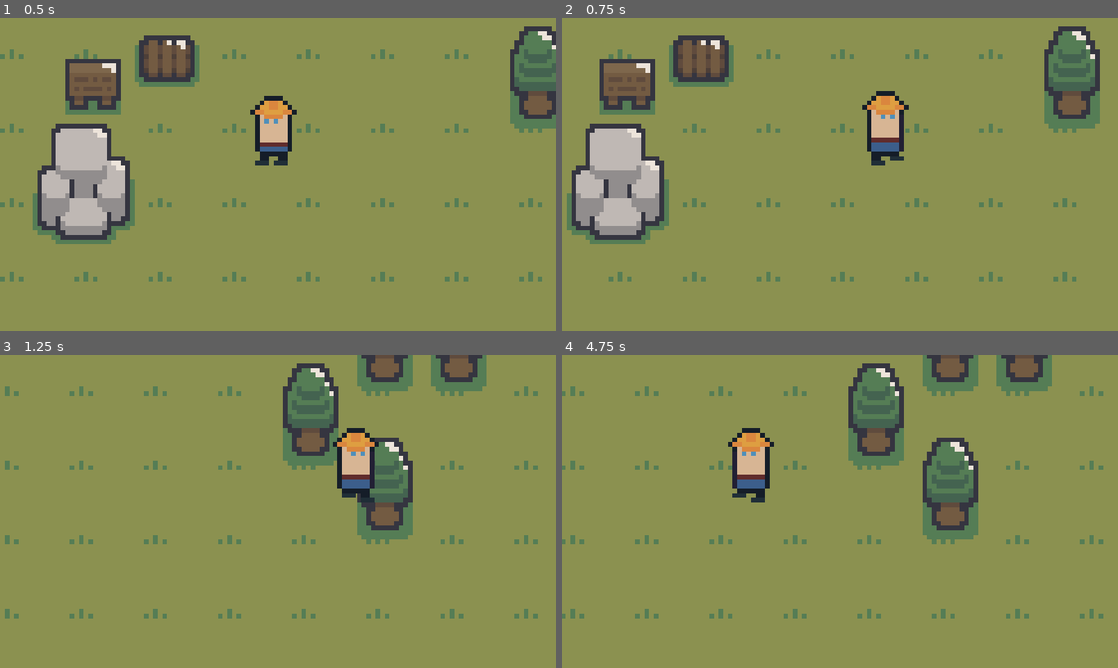
Above: before the commit, frames 1-4 (two rows, left to right).
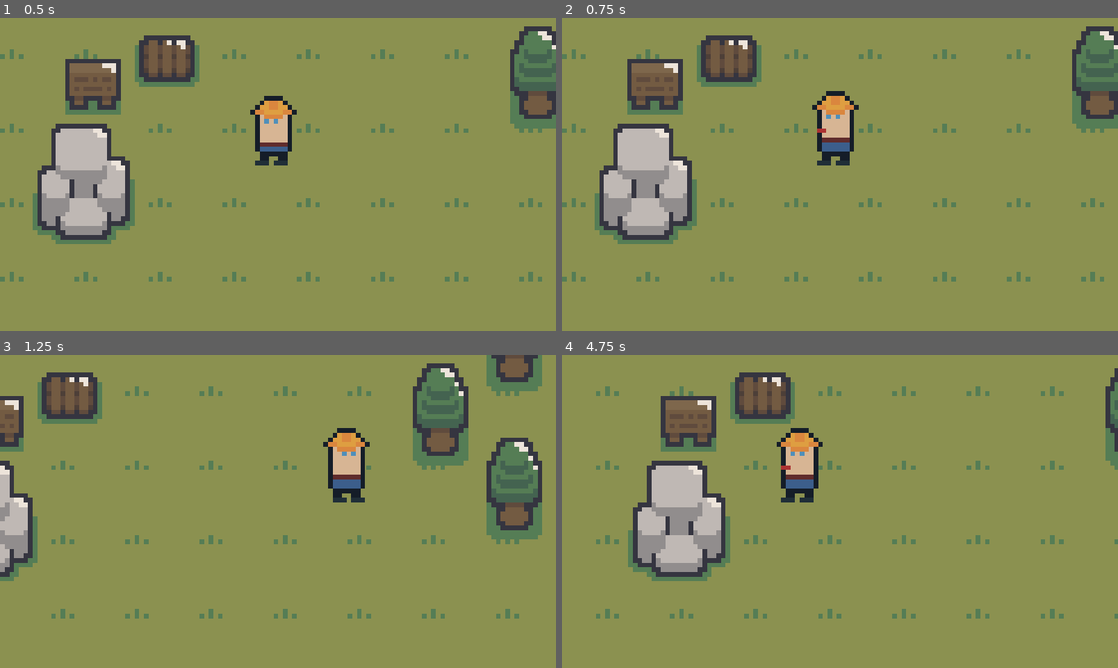
Above: after the commit, the same moments.

Repository: jobnbackpack/factory-game
Game: Godot game, scene res://scenes/game.tscn
Same seed, same stepped clock (60 frames per second), same inputs: the game is played once before the commit and once after it.
Inputs (mouse positions are in pixels of both pictures, inside the frame that each line leads up to):
- Up to frame 1 (0.5 s): no input
- Up to frame 2 (0.75 s): tap Enter at 0.5 s; move the mouse to (962, 158) at 0.52 s; press the mouse at (962, 158) at 0.53 s; hold Right (right) from 0.53 s (still down)
- Up to frame 3 (1.25 s): keep holding Right (right); tap E (interact) at 0.8 s
- Up to frame 4 (4.75 s): move the mouse to (728, 527) at 1.27 s; release Right (right) at 1.28 s; release the mouse at (728, 527) at 1.28 s; hold S (down) 1.28-2.03 s; tap E (interact) at 1.35, 2.3, 2.85 s; click (728, 527) at 1.55 s; move the mouse to (895, 442) at 2.02 s; press the mouse at (895, 442) at 2.03 s; hold Right (right) 2.03-2.78 s; move the mouse to (812, 574) at 2.77 s; release the mouse at (812, 574) at 2.78 s; hold W (up) 2.78-3.53 s; click (812, 574) at 3.05 s; move the mouse to (1006, 558) at 3.52 s; hold E (interact) 3.53-4.28 s; hold A (left) from 3.53 s (still down); tap Enter at 3.6 s; move the mouse to (673, 464) at 4.27 s; tap F at 4.35 s; click (673, 464) at 4.55 s

Frame 1 is identical in both runs. In frame 2, 19% of the frame differs, in the area x 0-100%, y 2-85%; in frame 3, 21%; in frame 4, 23%, in the area x 0-100%, y 0-85%.

Commit message:
feat: state machine

Diff:
--- a/player/player.gd
+++ b/player/player.gd
@@ -1,9 +1,7 @@
 class_name Player extends CharacterBody2D
 
-@onready var hurt_box: HurtBox = $Interactions/HurtBox
-@onready var animated_sprite_2d: AnimatedSprite2D = $AnimatedSprite2D
-
 var cardinal_direction: Vector2 = Vector2.DOWN
+const DIR_4 = [Vector2.RIGHT, Vector2.DOWN, Vector2.LEFT, Vector2.UP]
 var direction: Vector2 = Vector2.ZERO
 
 @onready var animation_player: AnimationPlayer = $AnimationPlayer
@@ -25,14 +23,11 @@
 	move_and_slide()
 
 func SetDirection() -> bool:
-	var new_dir: Vector2 = cardinal_direction
 	if direction == Vector2.ZERO:
 		return false
 
-	if direction.y == 0:
-		new_dir = Vector2.LEFT if direction.x < 0 else Vector2.RIGHT
-	elif direction.x == 0:
-		new_dir = Vector2.UP if direction.y < 0 else Vector2.DOWN
+	var direction_id: int = int(round((direction + cardinal_direction * 0.1).angle() / TAU * DIR_4.size()))
+	var new_dir = DIR_4[direction_id]
 
 	if new_dir == cardinal_direction:
 		return false
@@ -53,10 +48,3 @@
 		return "up"
 	else:
 		return "side"
-
-func _input(event: InputEvent):
-	if event.is_action("attack"):
-		await get_tree().create_timer(0.075).timeout
-		hurt_box.monitoring = true
-		await get_tree().create_timer(0.075).timeout
-		hurt_box.monitoring = false
--- a/player/player.tscn
+++ b/player/player.tscn
@@ -7,6 +7,7 @@
 [ext_resource type="Script" path="res://player/player_state_machine.gd" id="5_fqasr"]
 [ext_resource type="Script" path="res://player/state_idle.gd" id="6_7n4qn"]
 [ext_resource type="Script" path="res://player/state_walk.gd" id="7_lmhyv"]
+[ext_resource type="Script" path="res://player/state_attack.gd" id="8_wmh8j"]
 
 [sub_resource type="CapsuleShape2D" id="CapsuleShape2D_ly42d"]
 radius = 4.0
@@ -28,6 +29,102 @@
 "transitions": PackedFloat32Array(1),
 "update": 1,
 "values": [0]
+}
+tracks/1/type = "value"
+tracks/1/imported = false
+tracks/1/enabled = true
+tracks/1/path = NodePath("Sprite2D/AttackHurtBox:position")
+tracks/1/interp = 1
+tracks/1/loop_wrap = true
+tracks/1/keys = {
+"times": PackedFloat32Array(0),
+"transitions": PackedFloat32Array(1),
+"update": 0,
+"values": [Vector2(2.08165e-12, 15.9)]
+}
+
+[sub_resource type="Animation" id="Animation_j0xhs"]
+resource_name = "attack_down"
+length = 0.3
+tracks/0/type = "value"
+tracks/0/imported = false
+tracks/0/enabled = true
+tracks/0/path = NodePath("Sprite2D:frame")
+tracks/0/interp = 1
+tracks/0/loop_wrap = true
+tracks/0/keys = {
+"times": PackedFloat32Array(0, 0.1, 0.2, 0.3),
+"transitions": PackedFloat32Array(1, 1, 1, 1),
+"update": 1,
+"values": [6, 7, 8, 9]
+}
+tracks/1/type = "value"
+tracks/1/imported = false
+tracks/1/enabled = true
+tracks/1/path = NodePath("Sprite2D/AttackHurtBox:position")
+tracks/1/interp = 1
+tracks/1/loop_wrap = true
+tracks/1/keys = {
+"times": PackedFloat32Array(0),
+"transitions": PackedFloat32Array(1),
+"update": 0,
+"values": [Vector2(2.08165e-12, 15.9)]
+}
+
+[sub_resource type="Animation" id="Animation_duklm"]
+resource_name = "attack_side"
+length = 0.3
+tracks/0/type = "value"
+tracks/0/imported = false
+tracks/0/enabled = true
+tracks/0/path = NodePath("Sprite2D:frame")
+tracks/0/interp = 1
+tracks/0/loop_wrap = true
+tracks/0/keys = {
+"times": PackedFloat32Array(0, 0.1, 0.2, 0.3),
+"transitions": PackedFloat32Array(1, 1, 1, 1),
+"update": 1,
+"values": [6, 7, 8, 9]
+}
+tracks/1/type = "value"
+tracks/1/imported = false
+tracks/1/enabled = true
+tracks/1/path = NodePath("Sprite2D/AttackHurtBox:position")
+tracks/1/interp = 1
+tracks/1/loop_wrap = true
+tracks/1/keys = {
+"times": PackedFloat32Array(0),
+"transitions": PackedFloat32Array(1),
+"update": 0,
+"values": [Vector2(-9, 7)]
+}
+
+[sub_resource type="Animation" id="Animation_gktpw"]
+resource_name = "attack_up"
+length = 0.3
+tracks/0/type = "value"
+tracks/0/imported = false
+tracks/0/enabled = true
+tracks/0/path = NodePath("Sprite2D:frame")
+tracks/0/interp = 1
+tracks/0/loop_wrap = true
+tracks/0/keys = {
+"times": PackedFloat32Array(0, 0.1, 0.2, 0.3),
+"transitions": PackedFloat32Array(1, 1, 1, 1),
+"update": 1,
+"values": [6, 7, 8, 9]
+}
+tracks/1/type = "value"
+tracks/1/imported = false
+tracks/1/enabled = true
+tracks/1/path = NodePath("Sprite2D/AttackHurtBox:position")
+tracks/1/interp = 1
+tracks/1/loop_wrap = true
+tracks/1/keys = {
+"times": PackedFloat32Array(0),
+"transitions": PackedFloat32Array(1),
+"update": 0,
+"values": [Vector2(0, -2)]
 }
 
 [sub_resource type="Animation" id="Animation_7k744"]
@@ -135,6 +232,9 @@
 [sub_resource type="AnimationLibrary" id="AnimationLibrary_nkobm"]
 _data = {
 "RESET": SubResource("Animation_r631m"),
+"attack_down": SubResource("Animation_j0xhs"),
+"attack_side": SubResource("Animation_duklm"),
+"attack_up": SubResource("Animation_gktpw"),
 "idle_down": SubResource("Animation_7k744"),
 "idle_side": SubResource("Animation_q1cuo"),
 "idle_up": SubResource("Animation_adpcl"),
@@ -152,37 +252,43 @@
 position = Vector2(0, -3)
 shape = SubResource("CapsuleShape2D_ly42d")
 
+[node name="Sprite2D" type="Sprite2D" parent="."]
+position = Vector2(0, -8)
+texture = ExtResource("4_0lw6g")
+hframes = 6
+vframes = 2
+region_rect = Rect2(0, 0, 16, 16)
+
+[node name="AttackHurtBox" parent="Sprite2D" instance=ExtResource("3_8s2fu")]
+unique_name_in_owner = true
+position = Vector2(2.08165e-12, 15.9)
+rotation = -0.000302911
+collision_mask = 256
+monitoring = false
+
+[node name="CollisionShape2D" type="CollisionShape2D" parent="Sprite2D/AttackHurtBox"]
+position = Vector2(0, -5)
+shape = SubResource("CircleShape2D_ctp1a")
+debug_color = Color(0.769007, 0.389229, 0.574808, 0.42)
+
+[node name="AnimationPlayer" type="AnimationPlayer" parent="."]
+libraries = {
+"": SubResource("AnimationLibrary_nkobm")
+}
+
+[node name="StateMachine" type="Node" parent="."]
+script = ExtResource("5_fqasr")
+
+[node name="Idle" type="Node" parent="StateMachine"]
+script = ExtResource("6_7n4qn")
+
+[node name="Walk" type="Node" parent="StateMachine"]
+script = ExtResource("7_lmhyv")
+
+[node name="Attack" type="Node" parent="StateMachine"]
+script = ExtResource("8_wmh8j")
+
 [node name="Interactions" type="Node2D" parent="."]
 position = Vector2(0, -6)
 rotation = -0.000302911
 script = ExtResource("3_a0s21")
-
-[node name="HurtBox" parent="Interactions" instance=ExtResource("3_8s2fu")]
-position = Vector2(0, 10)
-collision_mask = 256
-monitoring = false
-
-[node name="CollisionShape2D" type="CollisionShape2D" parent="Interactions/HurtBox"]
-position = Vector2(0, -5)
-shape = SubResource("CircleShape2D_ctp1a")
-debug_color = Color(0.769007, 0.389229, 0.574808, 0.42)
-
-[node name="Sprite2D" type="Sprite2D" parent="."]
-position = Vector2(0, -8)
-texture = ExtResource("4_0lw6g")
-hframes = 6
-region_rect = Rect2(0, 0, 16, 16)
-
-[node name="AnimationPlayer" type="AnimationPlayer" parent="."]
-libraries = {
-"": SubResource("AnimationLibrary_nkobm")
-}
-
-[node name="StateMachine" type="Node" parent="."]
-script = ExtResource("5_fqasr")
-
-[node name="Idle" type="Node" parent="StateMachine"]
-script = ExtResource("6_7n4qn")
-
-[node name="Walk" type="Node" parent="StateMachine"]
-script = ExtResource("7_lmhyv")
--- /dev/null
+++ b/player/state_attack.gd
@@ -0,0 +1,48 @@
+class_name State_Attack extends State
+
+var attacking: bool = false
+
+@onready var walk: State = $"../Walk"
+@onready var animation_player: AnimationPlayer = $"../../AnimationPlayer"
+@onready var idle: State = $"../Idle"
+@onready var hurt_box = %AttackHurtBox
+
+## What happens when the player enters this State?
+func Enter() -> void:
+	attacking = true
+
+	player.UpdateAnimation("attack")
+	animation_player.animation_finished.connect(EndAttack)
+
+	await get_tree().create_timer(0.075).timeout
+	hurt_box.monitoring = true
+	pass
+
+## What happens when the player exits this State?
+func Exit() -> void:
+	animation_player.animation_finished.disconnect(EndAttack)
+	attacking = false
+	hurt_box.monitoring = false
+	pass
+
+## What happens during the _process update in this State?
+func Process(_delta: float) -> State:
+	player.velocity = Vector2.ZERO
+
+	if attacking == false:
+		if player.direction == Vector2.ZERO:
+			return idle
+		else:
+			return walk
+	return null
+
+## What happens during the _physics_process update in this State?
+func Physics(_delta: float) -> State:
+	return null
+
+## What happens with input events in this State?
+func HandleInput(_event: InputEvent) -> State:
+	return null
+
+func EndAttack(_newAnimName: String) -> void:
+	attacking = false
--- a/player/state_idle.gd
+++ b/player/state_idle.gd
@@ -1,5 +1,6 @@
 class_name State_Idle extends State
-@onready var walk = $"../Walk"
+@onready var walk: State = $"../Walk"
+@onready var attack: State = $"../Attack"
 
 ## What happens when the player enters this State?
 func Enter() -> void:
@@ -23,4 +24,6 @@
 
 ## What happens with input events in this State?
 func HandleInput(_event: InputEvent) -> State:
+	if _event.is_action_pressed("attack"):
+		return attack
 	return null
--- a/player/state_walk.gd
+++ b/player/state_walk.gd
@@ -2,6 +2,7 @@
 
 @export var move_speed: float = 100.0
 @onready var idle: State = $"../Idle"
+@onready var attack: State = $"../Attack"
 
 ## What happens when the player enters this State?
 func Enter() -> void:
@@ -29,4 +30,6 @@
 
 ## What happens with input events in this State?
 func HandleInput(_event: InputEvent) -> State:
+	if _event.is_action_pressed("attack"):
+		return attack
 	return null
--- a/scenes/stone_node.tscn
+++ b/scenes/stone_node.tscn
@@ -20,6 +20,8 @@
 region_enabled = true
 region_rect = Rect2(32, 48, 32, 32)
 
+[node name="AttackEffectsSprite" type="Sprite2D" parent="Sprite2D"]
+
 [node name="CollisionShape2D" type="CollisionShape2D" parent="."]
 position = Vector2(0, -9)
 shape = SubResource("CapsuleShape2D_4marh")
--- a/scripts/stone_node.gd
+++ b/scripts/stone_node.gd
@@ -1,9 +1,9 @@
 extends StaticBody2D
 
-@onready var interaction_area = $InteractionArea
+@onready var hit_box = $HitBox
 
 func _ready():
-	$HitBox.Damaged.connect(TakeDamage)
+	hit_box.Damaged.connect(TakeDamage)
 
 func TakeDamage(_damage: int) -> void:
 	queue_free()
Binary file added: assets/sprites/enemys/slime-Sheet.png
Not shown, added: assets/sprites/enemys/slime-Sheet.png.import
Binary file added: assets/sprites/enemys/slime.aseprite
Binary file changed: assets/sprites/player/player-Sheet.png
Binary file changed: assets/sprites/player/player.aseprite
Not shown: 1 places in player/player.tscn that only renumber resources
Not shown: 2 places in scenes/stone_node.tscn that only renumber resources
